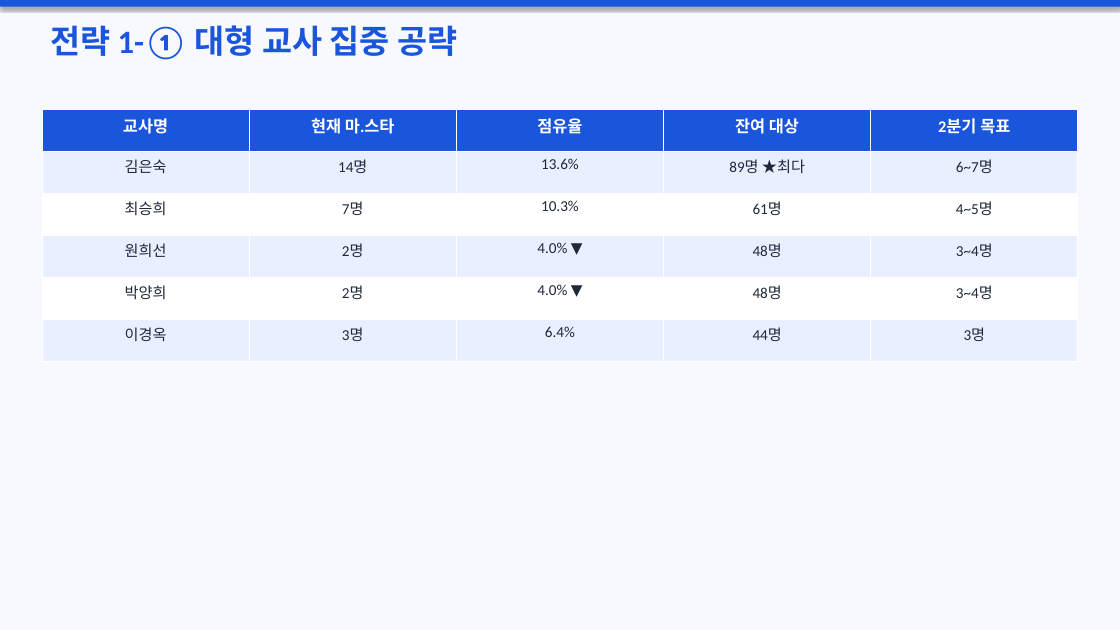
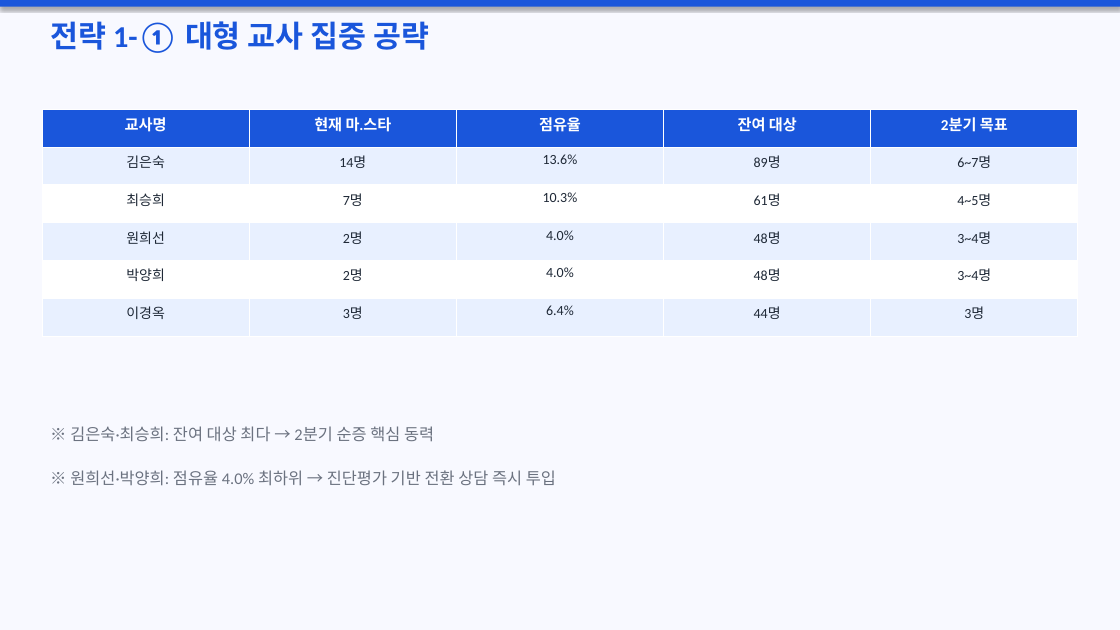
Before and after one commit to kimjungsul/kumon-masta-training, a slide deck: slide 13 of 마스타_교사교육안.pptx (slide 16 before the commit). Drawn at 1120x630 pixels with LibreOffice and Linux fonts; fonts in the diff are those of the drawing. Boxes give left, top, right and bottom in pixels: in the first picture for what was removed or moved away, otherwise in the second. Text is boxed around its words. In the diff, an @@ line names an element or a change of style, - is before the commit and + after.

```diff
--- a/마스타_교사교육안.pptx
+++ b/마스타_교사교육안.pptx
@@ text "전략 1-① 대형 교사 집중 ..." at box(50, 21, 429, 53): size 28 to 26 pt @@
@@ table at box(42, 109, 1080, 336) @@
-row 2, column 4: 89명 ★최다
+row 2, column 4: 89명
-row 4, column 3: 4.0% ▼
+row 4, column 3: 4.0%
-row 5, column 3: 4.0% ▼
+row 5, column 3: 4.0%
@@ size 14 to 13 pt in "교사명", "현재 마.스타", "점유율", "잔여 대상" and 1 more places @@
@@ size 13 to 12 pt in "김은숙", "14명", "13.6%", "6~7명" and 18 more places @@
@@ text added at box(70, 426, 434, 442), 14 pt, text #6B7280 @@
+※ 김은숙·최승희: 잔여 대상 최다 → 2분기 순증 핵심 동력
@@ text added at box(70, 470, 556, 485), 14 pt, text #6B7280 @@
+※ 원희선·박양희: 점유율 4.0% 최하위 → 진단평가 기반 전환 상담 즉시 투입
```
Also in this commit, not shown: 16 other slides changed, 7 slides added, 1 slide removed, 1 other file.
